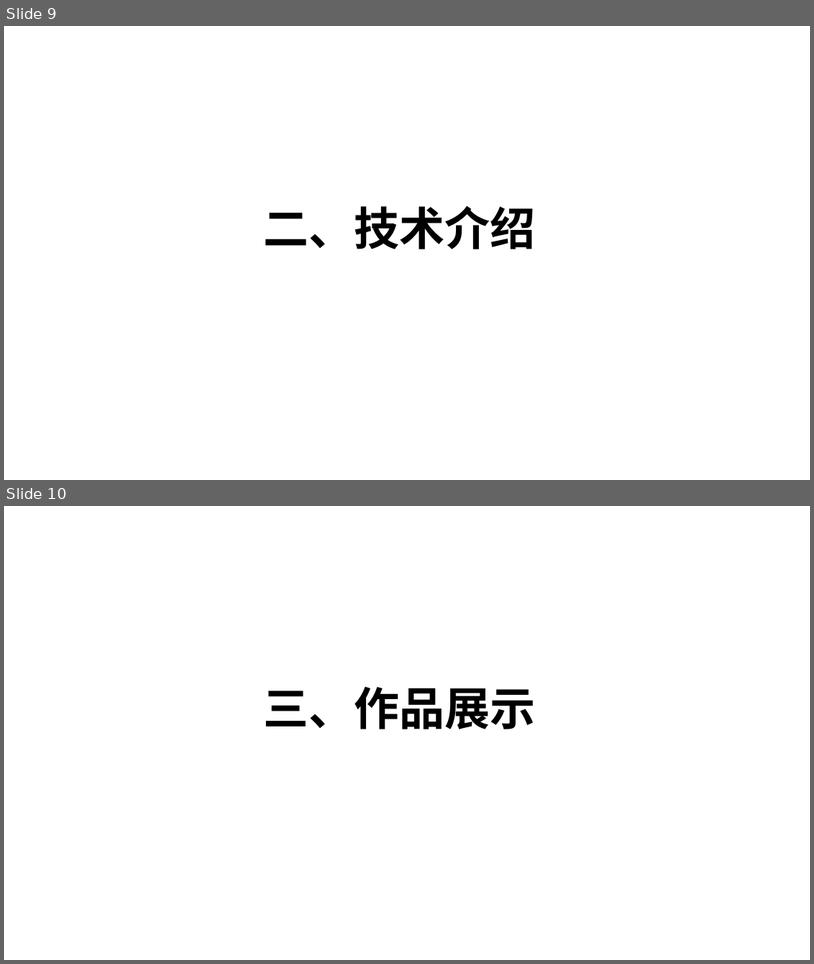
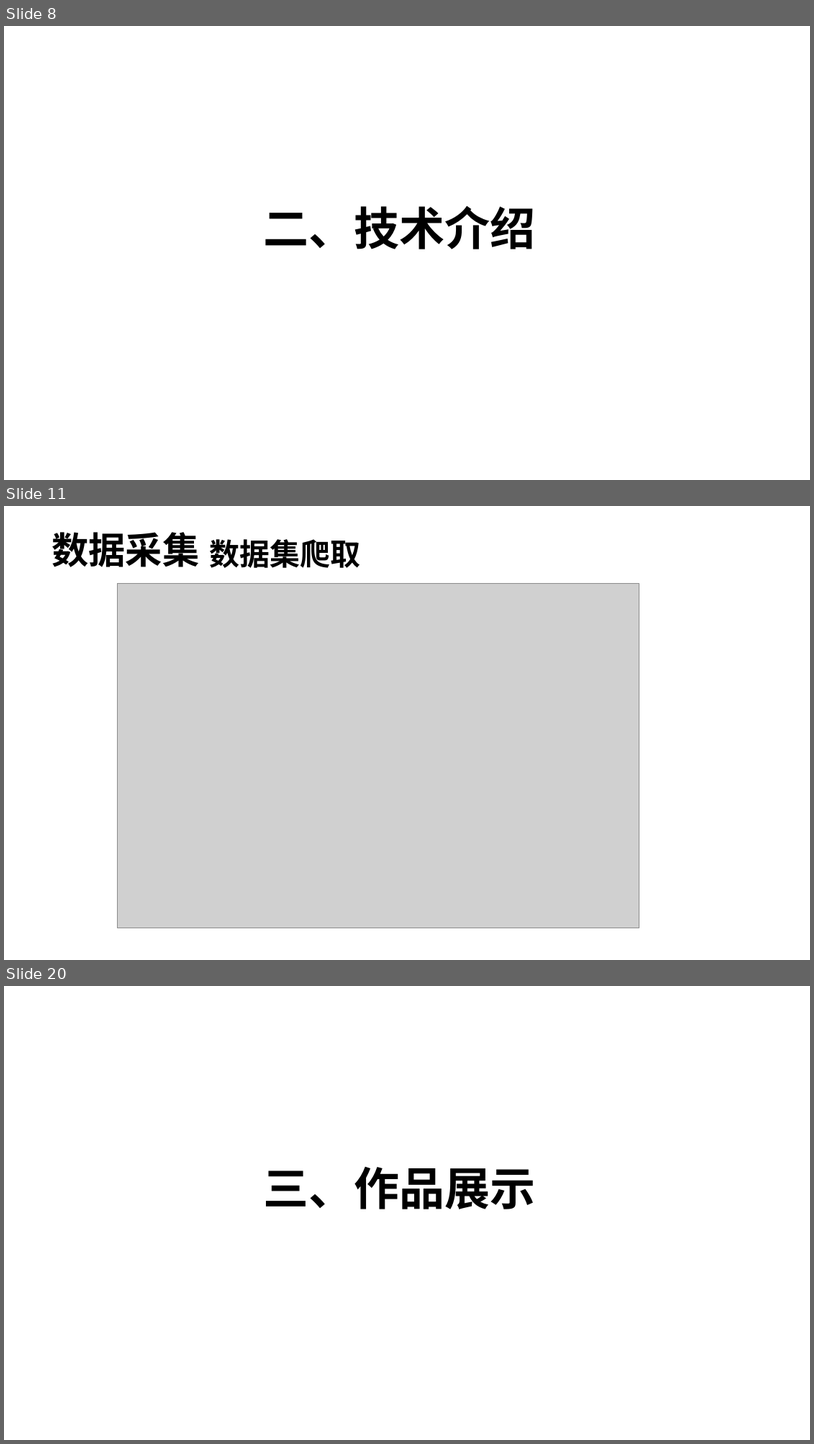
Before and after one commit to wanqqq29/2077CommentAnalyze, a slide deck: 材料/PPT/答辩v1.pptx. Shown one above the other, each under a label of ours: slides 9 and 10 before the commit, slides 8, 11 and 20 after it; the slides between them are not shown. The pictures are 814x964 and 814x1444 pixels, drawn with LibreOffice and Linux fonts; fonts in the diff are those of the drawing; grey boxes stand for pictures; background and template pictures are left out. Boxes give left, top, right and bottom in pixels: in the first picture for what was removed or moved away, otherwise in the second. Text is boxed around its words. In the diff, an @@ line names an element or a change of style, - is before the commit and + after.

```diff
--- a/材料/PPT/答辩v1.pptx
+++ b/材料/PPT/答辩v1.pptx
@@ slide 11 added at box(4, 506, 810, 960), background picture (left out) @@
@@ text added at box(52, 532, 199, 567), 44 pt, text #000000, bold @@
+数据采集
@@ text added at box(209, 539, 360, 568), 36 pt, text #000000, bold @@
+数据集爬取
@@ picture added at box(118, 583, 639, 927) @@
@@ what was slide 9 is now slide 8 @@
@@ what was slide 10 is now slide 20 @@
```
Also in this commit, not shown: 5 slides changed, 16 other slides added, 3 slides removed, 3 other files.
